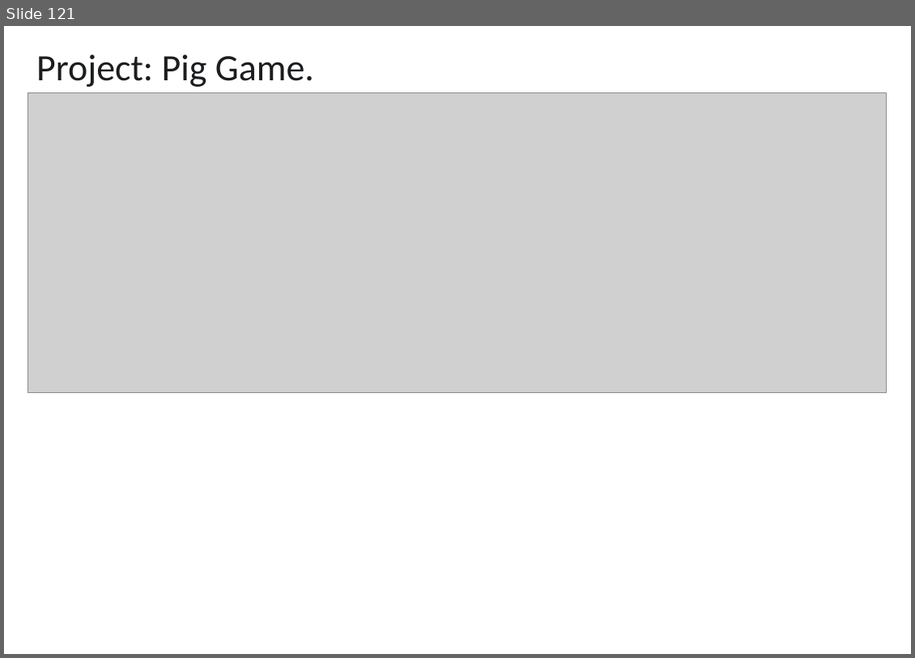
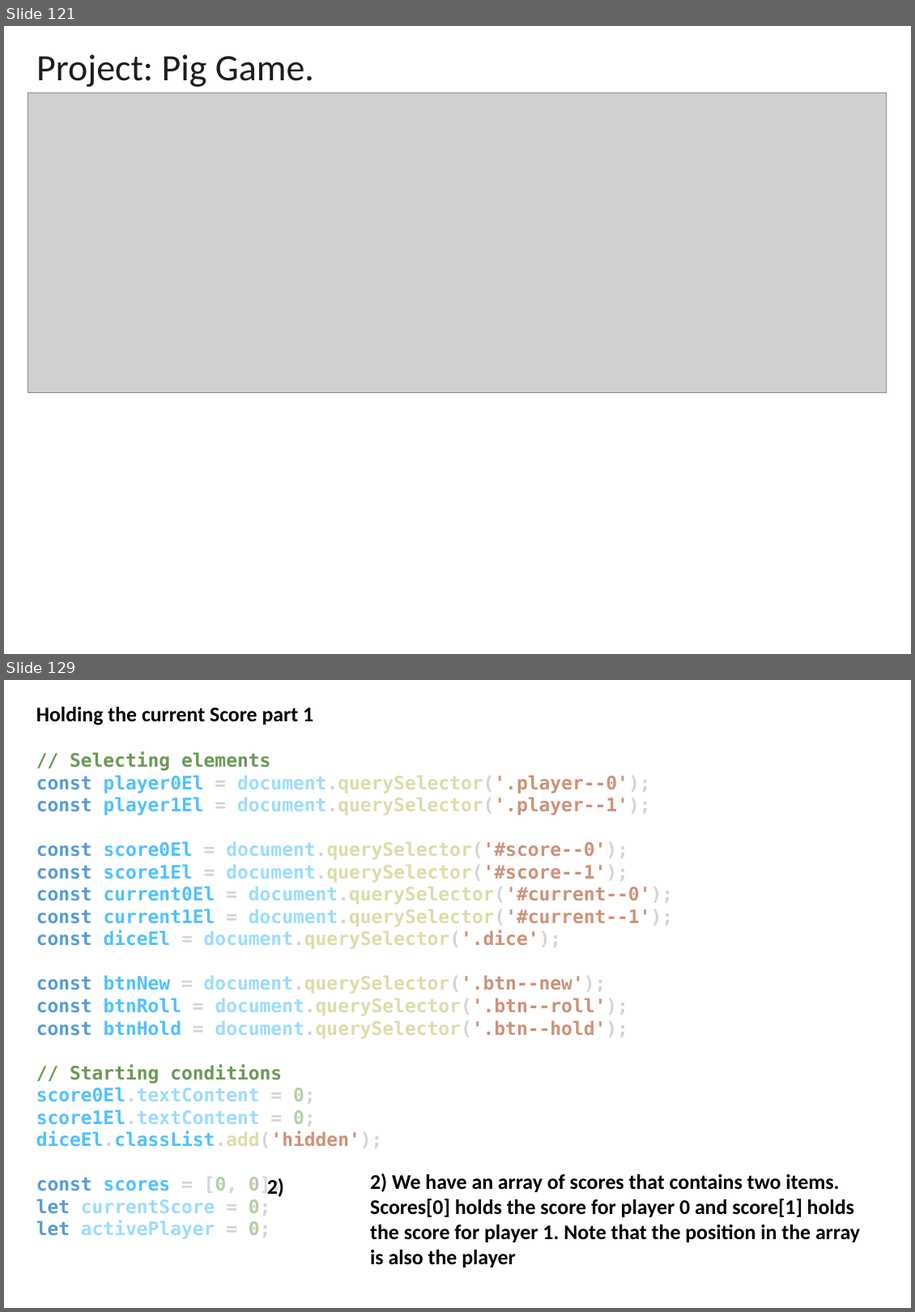
Before and after one commit to EL-EL-BCN/Complete-Javascript-Course, a slide deck: complete-javascript-course.pptx. Shown one above the other, each under a label of ours: slide 121 before the commit, slides 121 and 129 after it; the slides between them are not shown. The pictures are 915x658 and 915x1312 pixels, drawn with LibreOffice and Linux fonts; fonts in the diff are those of the drawing; grey boxes stand for pictures. Boxes give left, top, right and bottom in pixels: in the first picture for what was removed or moved away, otherwise in the second. Text is boxed around its words. In the diff, an @@ line names an element or a change of style, - is before the commit and + after.

```diff
--- a/complete-javascript-course.pptx
+++ b/complete-javascript-course.pptx
@@ slide 129 added at box(4, 680, 911, 1308), background #FFFFFF @@
@@ text added at box(36, 707, 673, 1239), 16 pt, text #DCDCAA, bold @@
+Holding the current Score part 1
+// Selecting elements
+const player0El = document.querySelector('.player--0');
+const player1El = document.querySelector('.player--1');
+const score0El = document.querySelector('#score--0');
+const score1El = document.querySelector('#score--1');
+const current0El = document.querySelector('#current--0');
+const current1El = document.querySelector('#current--1');
+const diceEl = document.querySelector('.dice');
+const btnNew = document.querySelector('.btn--new');
+const btnRoll = document.querySelector('.btn--roll');
+const btnHold = document.querySelector('.btn--hold');
+// Starting conditions
+score0El.textContent = 0;
+score1El.textContent = 0;
+diceEl.classList.add('hidden');
+const scores = [0, 0];
+let currentScore = 0;
+let activePlayer = 0;
@@ text added at box(267, 1178, 284, 1197), 18 pt, text #000000, bold @@
+2)
@@ text added at box(370, 1173, 860, 1267), 18 pt, text #000000, bold @@
+2) We have an array of scores that contains two items. Scores[0] holds the score for player 0 and score[1] holds the score for player 1. Note that the position in the array is also the player
```
Also in this commit, not shown: 25 other slides added, 1 slide removed, 2 other files.
